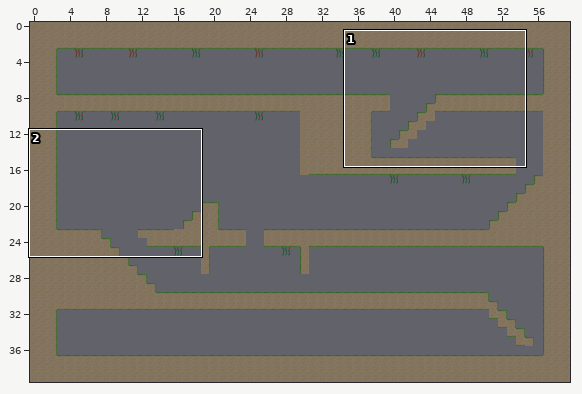
Two versions of a level (Tiled map, CSE380_Spring2013_HW3/Apps/Walkabout/data/levels/earth/earth.tmx). Above: a wide view before the commit, with the close-up outlined.
Close-up. Before the edit:
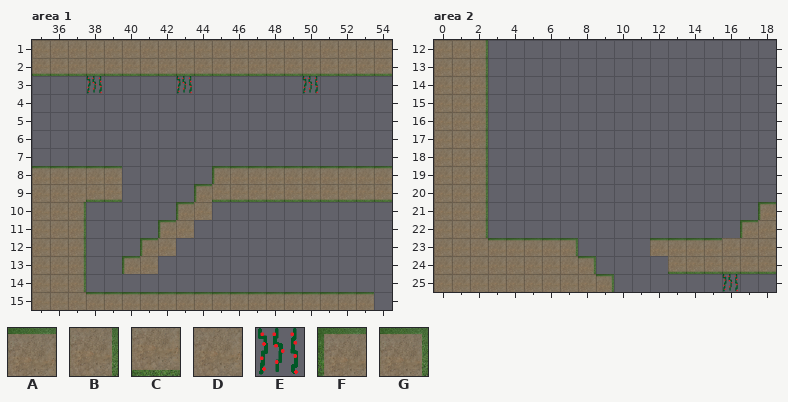
Cells are 64x64 px. Shown: area 1 x 35..54, y 1..15; area 2 x 0..18, y 12..25. The commit also changed other parts of the map, which this record leaves out.
Key: from "Tiles": A 2, B 3, C 4, D 5, E 6, F 7, G 8.
_ is an empty cell.
Layer "Foreground" before, area 1, first column x 35:
 1 DDDDDDDDDDDDDDDDDDDD
 2 CCCCCCCCCCCCCCCCCCCC
 3 ___E____E______E____
 4 ____________________
 5 ____________________
 6 ____________________
 7 ____________________
 8 AAAAA_____FAAAAAAAAA
 9 DDDCC____FCCCCCCCCCC
10 DDB_____FD__________
11 DDB____FD___________
12 DDB___FD____________
13 DDB__FD_____________
14 DDB_________________
15 DDDAAAAAAAAAAAAAAAA_
Layer "Foreground" before, area 2, first column x 9:
21 _________F
22 ________FD
23 ___AAAADDD
24 ____CCCCCC
25 G______E__
And afterwards:
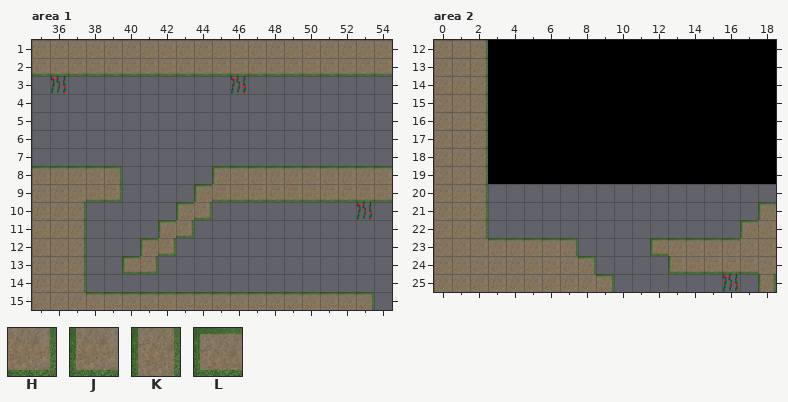
Further tiles: from "Tiles": H 9, J 10, K 11, L 13.
Tiles of an added or newly shown layer are drawn over the layers below it.
The edit:
Changed rows in their new state; . is an unchanged cell.
Layer "Foreground" (removed), area 1:
first column x 38:
 3 _...._......_
first column x 39:
 8 _..............
 9 _..............
10 ....._.........
11 ...._..........
12 ..._...........
13 .__............
15 .............._
Layer "Collidable-FG" (added), area 1:
first column x 39:
 8 G..............
 9 H..............
10 .....H.........
11 ....H..........
12 ...H...........
13 .LH............
15 ..............G
Layer "Non-Collidable-FG" (added), area 1:
first column x 36:
 3 E.........E
first column x 53:
10 E
layer "Background" shown
Layer "Foreground" (removed), area 2:
first column x 12:
23 _..._..
24 ._...._
Layer "Collidable-FG" (added), area 2:
first column x 12:
23 L...A..
24 .J.....
25 ......K
Layer "Non-Collidable-FG" (added), area 2:
first column x 18:
24 D
